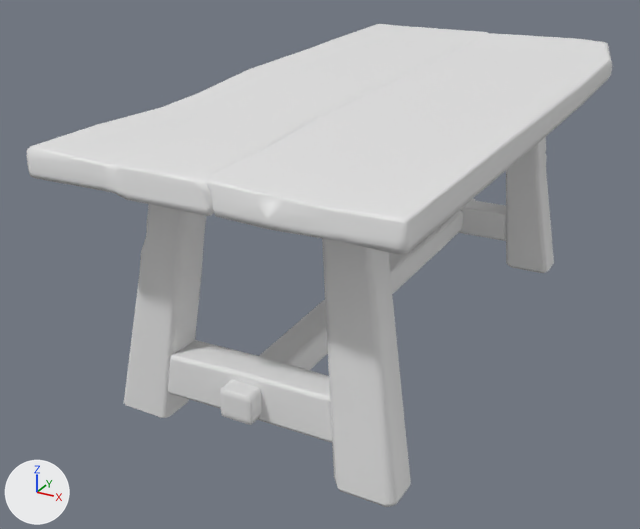
The FBX model Assets/WK_Pack/Meshs/Table.fbx: old version first, new version second.
Rendered twice from a 50 mm camera at (1.48, -3.25, 1.87) aimed at (-0.19, -0.21, 0.35). Lighting does not change. The marker at lower left points along +X, +Y and +Z. The picture after the commit comes second.

In view in the first picture: 'Table'.
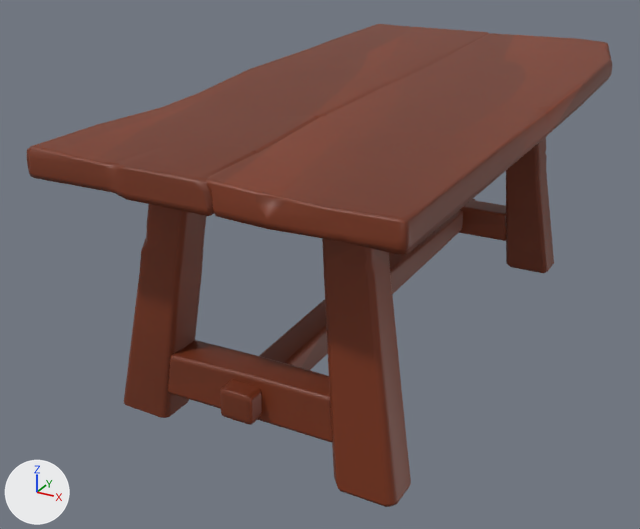
Edits to the bpy script that builds the scene:
```text
Add img_wooden_01_png:
    img_wooden_01_png = load_image('Wooden_01.png', '../Materials/HandPainteds/Wooden_01/Wooden_01.png', 1024, 1024, 'sRGB')
Add mat_wooden_01:
    mat_wooden_01 = principled_material('Wooden_01')
    mat_wooden_01.texture = img_wooden_01_png
Change me_tripo_1c4c4430_cf1a_4411_82ff_4f3ccb7be768:
    where me_tripo_1c4c4430_cf1a_4411_82ff_4f3ccb7be768.from_pydata(...)  # 1047 vertices, 1113 faces; spans x -0.67..0.67, y -1.34..1.34, z 0.0..1.12
    remove me_tripo_1c4c4430_cf1a_4411_82ff_4f3ccb7be768.materials.append(mat_tripo_1c4c4430_cf1a_4411_82ff_4f3ccb7be768)  # white #e7e7e7
    add me_tripo_1c4c4430_cf1a_4411_82ff_4f3ccb7be768.materials.append(mat_wooden_01)  # picture img_wooden_01_png
```

Where the change shows, as pixel boxes [x1, y1, x2, y2] in the pictures (640 x 529 px):
'Table', recoloured (white to brown)
    both: [27, 24, 612, 507]
